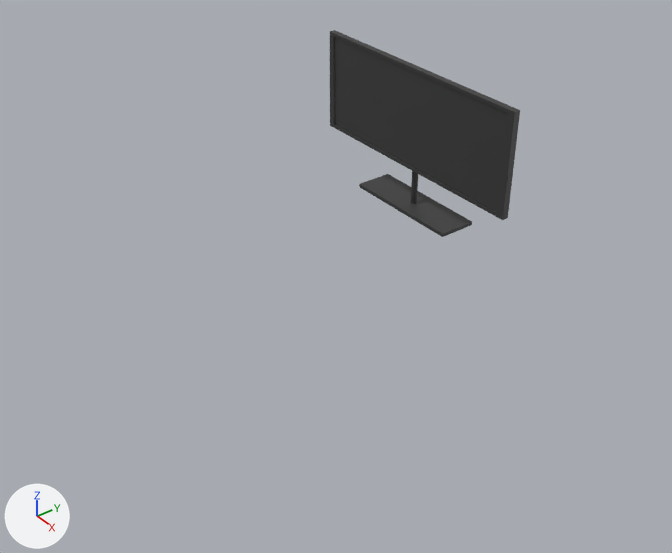
Renders of the Blender file Монитор_Комолов.blend from each side of a commit.
Camera for both pictures: a 50 mm camera at (7.29, -6.8, 5.71) aimed at (0.12, -1.4, -0.13). Arrows for +X, +Y and +Z are at lower left; the lights stay in place.

Names of what the first picture shows: 'Cube', 'Куб'.
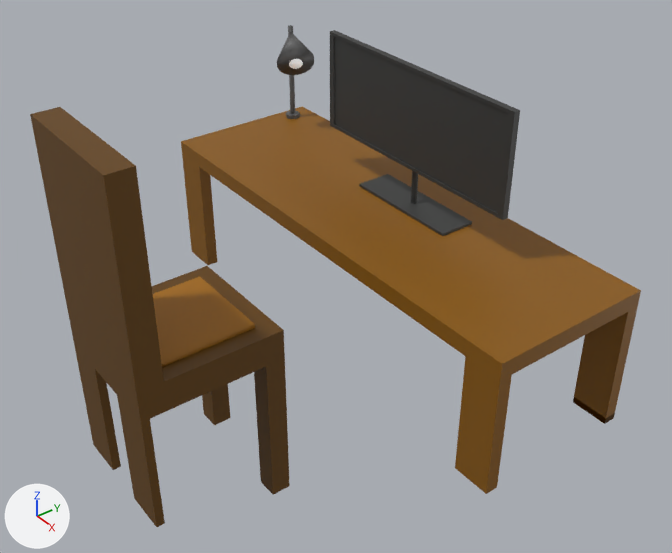
The newer file is also turned or shifted as a whole; pictures and numbers use the older file's frame.

Location of each change, (x1, y1, x2, y2) in pixels of the pictures (672 x 553 px):
'Куб.001', added (brown): after (181, 106, 641, 494)
'Куб.002', added (brown): after (30, 107, 290, 527)
'Куб.003', added (brown): after (153, 277, 255, 367)
'Конус.002', added: after (277, 50, 314, 75)
'Конус', added: after (277, 33, 314, 62)
'Цилиндр.001', added: after (288, 25, 295, 114)
'Конус.001', added: after (289, 59, 303, 69)
'Цилиндр.002', added: after (286, 111, 300, 119)

Edits to the bpy script that builds the scene:
```text
Add ob_конус_002:
    ob_конус_002 = bpy.data.objects.new('Конус.002', me_конус_002)  # a 32-sided cone pointing to +z spanning x -1.0..1.0, y -1.0..1.0, z -1.0..1.0; in mat_материал_011 (dark grey #5d5d5d)
    ob_конус_002.location = (-2.77, 0.05, 1.45)
    ob_конус_002.rotation_euler = (-0.954, -0.493, 0.782)  # degrees (-55, -28, 45)
    ob_конус_002.scale = (0.251, 0.251, 0.251)
Add ob_куб_003:
    ob_куб_003 = bpy.data.objects.new('Куб.003', me_куб_005)  # a box spanning x -0.84..0.84, y -0.84..0.84, z -0.84..0.84; in mat_материал_012 (brown #a86d00)
    ob_куб_003.location = (-0.29, -3.24, -0.21)
    ob_куб_003.scale = (0.7, 0.74, 0.05)
Add ob_куб_002:
    ob_куб_002 = bpy.data.objects.new('Куб.002', me_куб_004)  # 101 vertices, 85 faces; spans x -1.18..1.18, y -0.38..3.97, z -1.15..0.42; in mat_материал_010 (brown #654101)
    ob_куб_002.location = (-0.29, -3.99, 0.9)
    ob_куб_002.scale = (0.68, 0.4, 3.0)
Add ob_конус_001:
    ob_конус_001 = bpy.data.objects.new('Конус.001', me_конус_001)  # a 32-sided cone pointing to +z spanning x -1.0..1.0, y -1.0..1.0, z -1.0..1.0; in mat_материал_009 (white #ffffff)
    ob_конус_001.location = (-2.63, -0.02, 1.36)
    ob_конус_001.rotation_euler = (-0.954, -0.493, 0.782)  # degrees (-55, -28, 45)
    ob_конус_001.scale = (0.0926, 0.0926, 0.0926)
Add ob_цилиндр_002:
    ob_цилиндр_002 = bpy.data.objects.new('Цилиндр.002', me_цилиндр_002)  # a 10-sided cylinder along z spanning x -0.048..0.048, y -0.05..0.05, z -0.5..0.5; in mat_материал_007 (dark grey #5d5d5d)
    ob_цилиндр_002.location = (-2.95, 0.13, 0.39)
    ob_цилиндр_002.scale = (2.0, 2.0, 0.1)
Add ob_цилиндр_001:
    ob_цилиндр_001 = bpy.data.objects.new('Цилиндр.001', me_цилиндр_001)  # 30 vertices, 22 faces; spans x -0.048..0.048, y -0.05..0.05, z -0.578..0.5; in mat_материал_006 (dark grey #5d5d5d)
    ob_цилиндр_001.location = (-2.95, 0.13, 1.09)
    ob_цилиндр_001.scale = (0.7, 0.7, 1.2)
Add ob_конус:
    ob_конус = bpy.data.objects.new('Конус', me_конус)  # a 32-sided cone pointing to +z spanning x -1.0..1.0, y -1.0..1.0, z -1.0..1.0; in mat_материал_008 (dark grey #5d5d5d)
    ob_конус.location = (-2.77, 0.05, 1.49)
    ob_конус.rotation_euler = (-0.954, -0.493, 0.782)  # degrees (-55, -28, 45)
    ob_конус.scale = (0.251, 0.251, 0.251)
Add ob_куб_001:
    ob_куб_001 = bpy.data.objects.new('Куб.001', me_куб_003)  # 1048 vertices, 1046 faces; spans x -1.0..1.0, y -1.0..1.0, z -16.4..1.0; in mat_материал_005 (brown #8b5a02)
    ob_куб_001.location = (-0.16, -0.55, 0.29)
    ob_куб_001.scale = (3.0, 1.0, 0.1)
```
